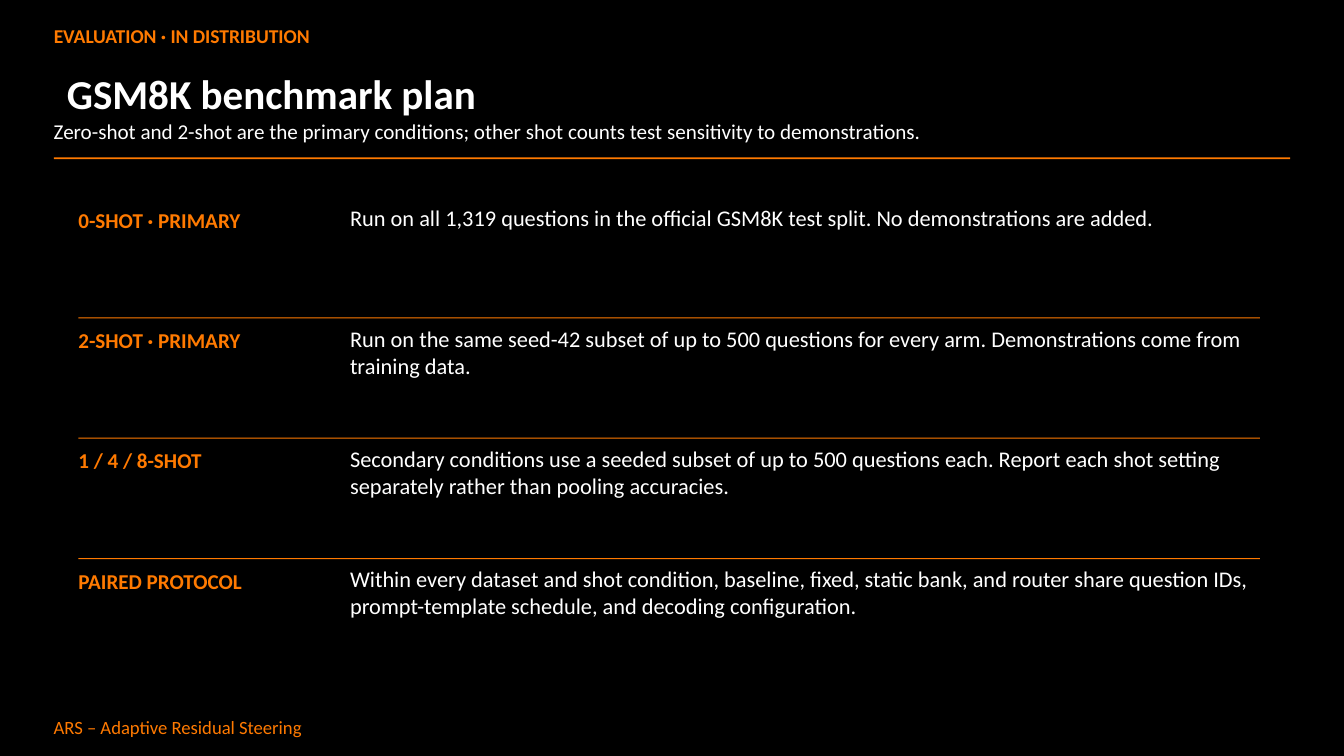
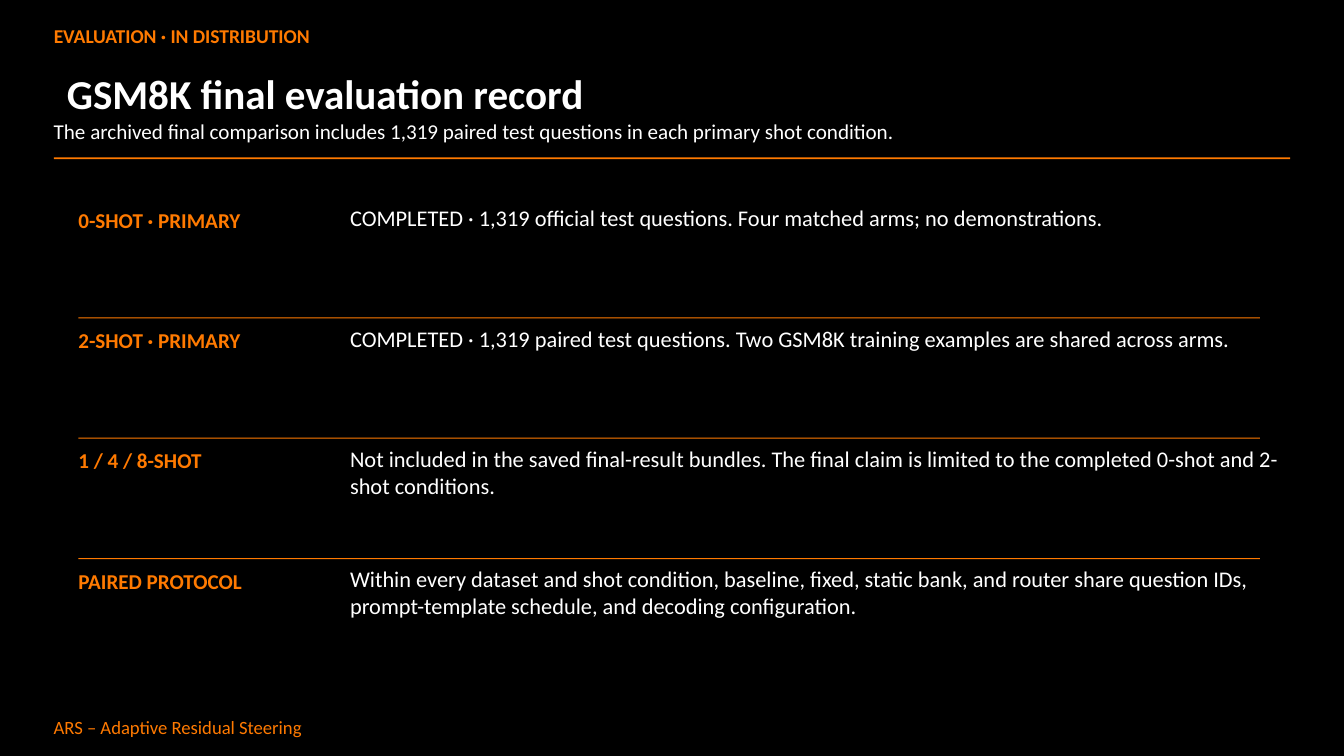
Before and after one commit to Abdullah182155/adaptive-residual-steering, a slide deck: slide 31 of ARS_Research_Presentation.pptx. Drawn at 1344x756 pixels with LibreOffice and Linux fonts; fonts in the diff are those of the drawing. Boxes give left, top, right and bottom in pixels: in the first picture for what was removed or moved away, otherwise in the second. Text is boxed around its words. In the diff, an @@ line names an element or a change of style, - is before the commit and + after.

Commit message:
docs: finalize research handoff and presentation
Record the completed benchmark evidence, release provenance, limitations, and references alongside the reviewed research deck.

```diff
--- a/ARS_Research_Presentation.pptx
+++ b/ARS_Research_Presentation.pptx
@@ title at (67,80,583,110): text changed @@
-GSM8K benchmark plan
+GSM8K final evaluation record
@@ text at (54,124,893,143): text changed @@
-Zero-shot and 2-shot are the primary conditions; other shot counts test sensitivity to demonstrations.
+The archived final comparison includes 1,319 paired test questions in each primary shot condition.
@@ text at (350,210,1103,230): text changed @@
-Run on all 1,319 questions in the official GSM8K test split. No demonstrations are added.
+COMPLETED · 1,319 official test questions. Four matched arms; no demonstrations.
@@ text at (350,331,1229,351): text changed @@
-Run on the same seed-42 subset of up to 500 questions for every arm. Demonstrations come from training data.
+COMPLETED · 1,319 paired test questions. Two GSM8K training examples are shared across arms.
@@ text at (350,451,1277,494): text changed @@
-Secondary conditions use a seeded subset of up to 500 questions each. Report each shot setting separately rather than pooling accuracies.
+Not included in the saved final-result bundles. The final claim is limited to the completed 0-shot and 2-shot conditions.
```
Also in this commit, not shown: 7 other slides changed, 15 slides added, 9 slides removed, 12 other files.
